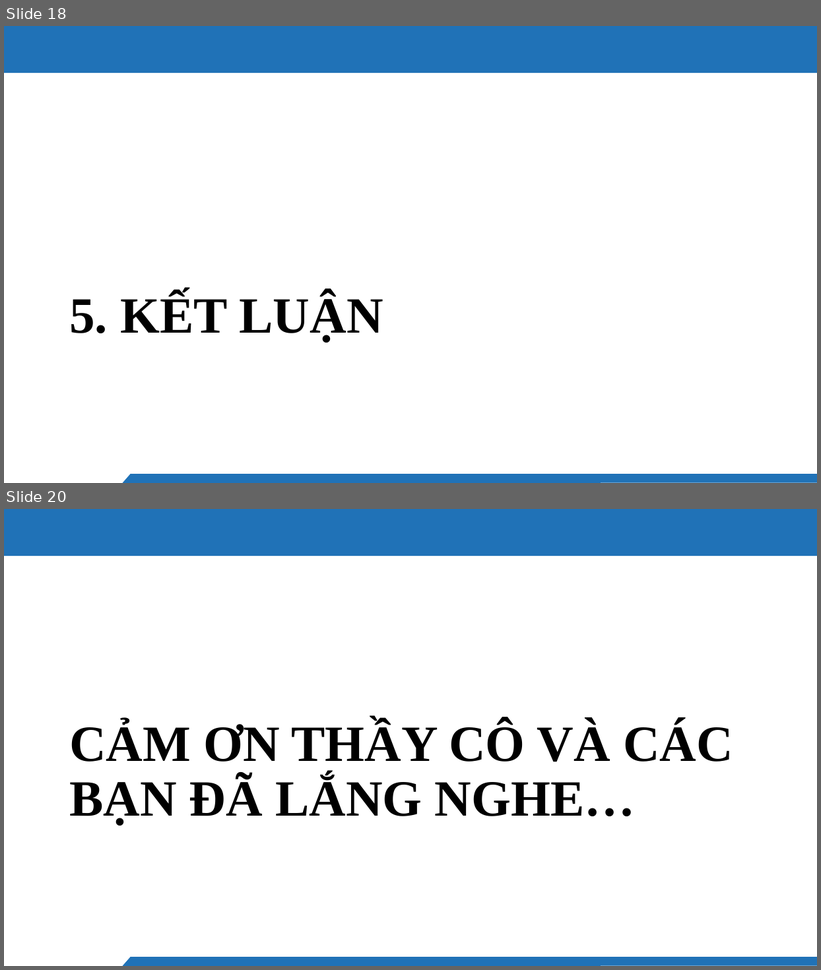
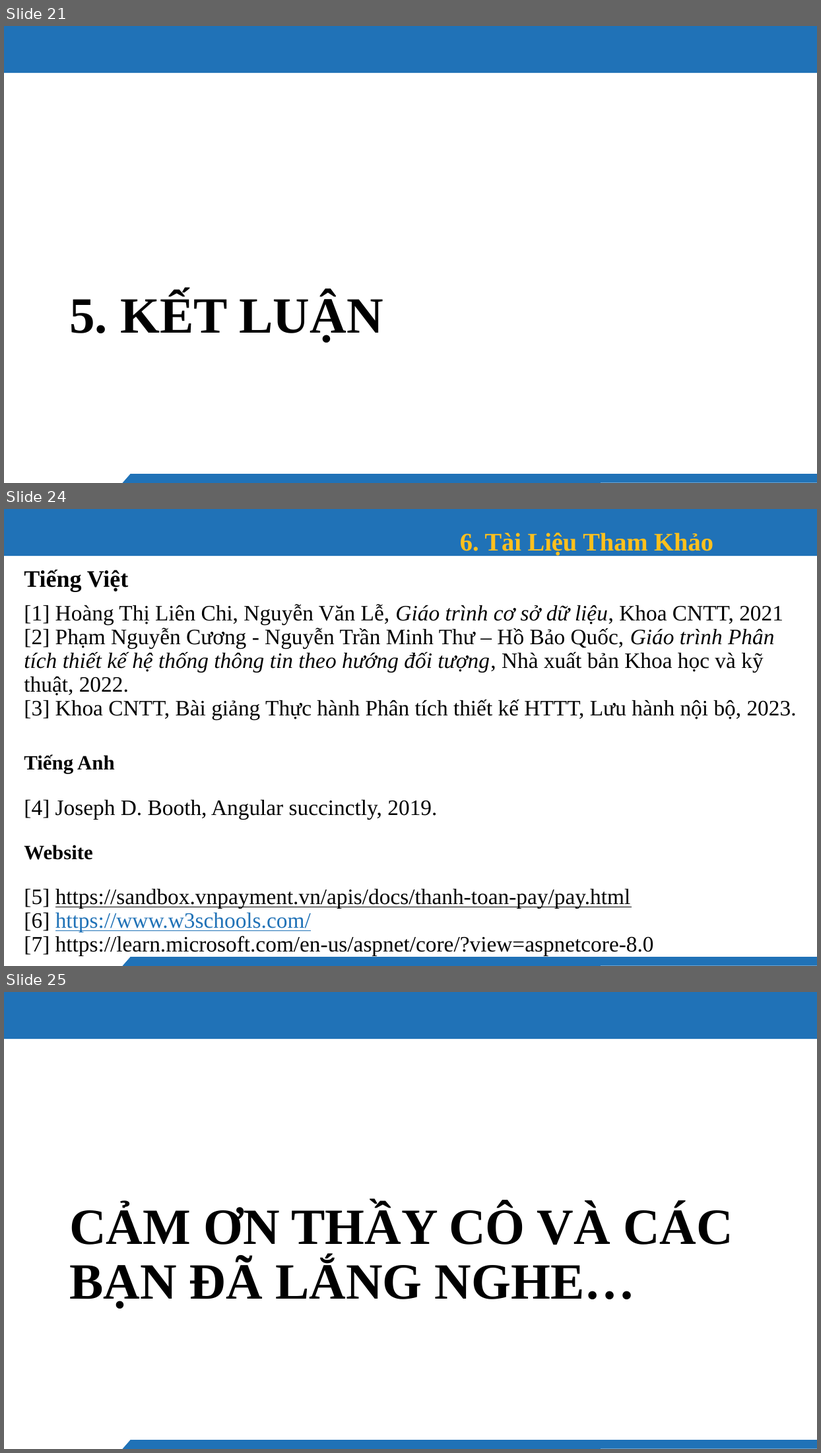
Before and after one commit to hiees-u/ProjectCuNhan-WebsiteVina-, a slide deck: PowerPoint_VINA.pptx. Shown one above the other, each under a label of ours: slides 18 and 20 before the commit, slides 21, 24 and 25 after it; the slides between them are not shown. The pictures are 821x970 and 821x1453 pixels, drawn with LibreOffice and Linux fonts; fonts in the diff are those of the drawing; background and template pictures are left out. Boxes give left, top, right and bottom in pixels: in the first picture for what was removed or moved away, otherwise in the second. Text is boxed around its words. In the diff, an @@ line names an element or a change of style, - is before the commit and + after.

```diff
--- a/PowerPoint_VINA.pptx
+++ b/PowerPoint_VINA.pptx
@@ slide 24 added at (4, 509, 817, 966), background #FFFFFF; not listed: 2 template elements that a slide beside it also shows @@
@@ text added at (460, 533, 714, 556), 30 pt, text #FEC01D, bold @@
+6. Tài Liệu Tham Khảo
@@ title added at (24, 570, 797, 956), 26 pt, text #000000 @@
+Tiếng Việt
+[1] Hoàng Thị Liên Chi, Nguyễn Văn Lễ, Giáo trình cơ sở dữ liệu, Khoa CNTT, 2021
+[2] Phạm Nguyễn Cương - Nguyễn Trần Minh Thư – Hồ Bảo Quốc, Giáo trình Phân tích thiết kế hệ thống thông tin theo hướng đối tượng, Nhà xuất bản Khoa học và kỹ thuật, 2022.
+[3] Khoa CNTT, Bài giảng Thực hành Phân tích thiết kế HTTT, Lưu hành nội bộ, 2023.
+Tiếng Anh
+[4] Joseph D. Booth, Angular succinctly, 2019.
+Website
+[5] https://sandbox.vnpayment.vn/apis/docs/thanh-toan-pay/pay.html
+[6] https://www.w3schools.com/
+[7] https://learn.microsoft.com/en-us/aspnet/core/?view=aspnetcore-8.0
@@ what was slide 18 is now slide 21 @@
@@ what was slide 20 is now slide 25 @@
```
Also in this commit, not shown: 10 slides changed, 4 other slides added, 23 other files.
